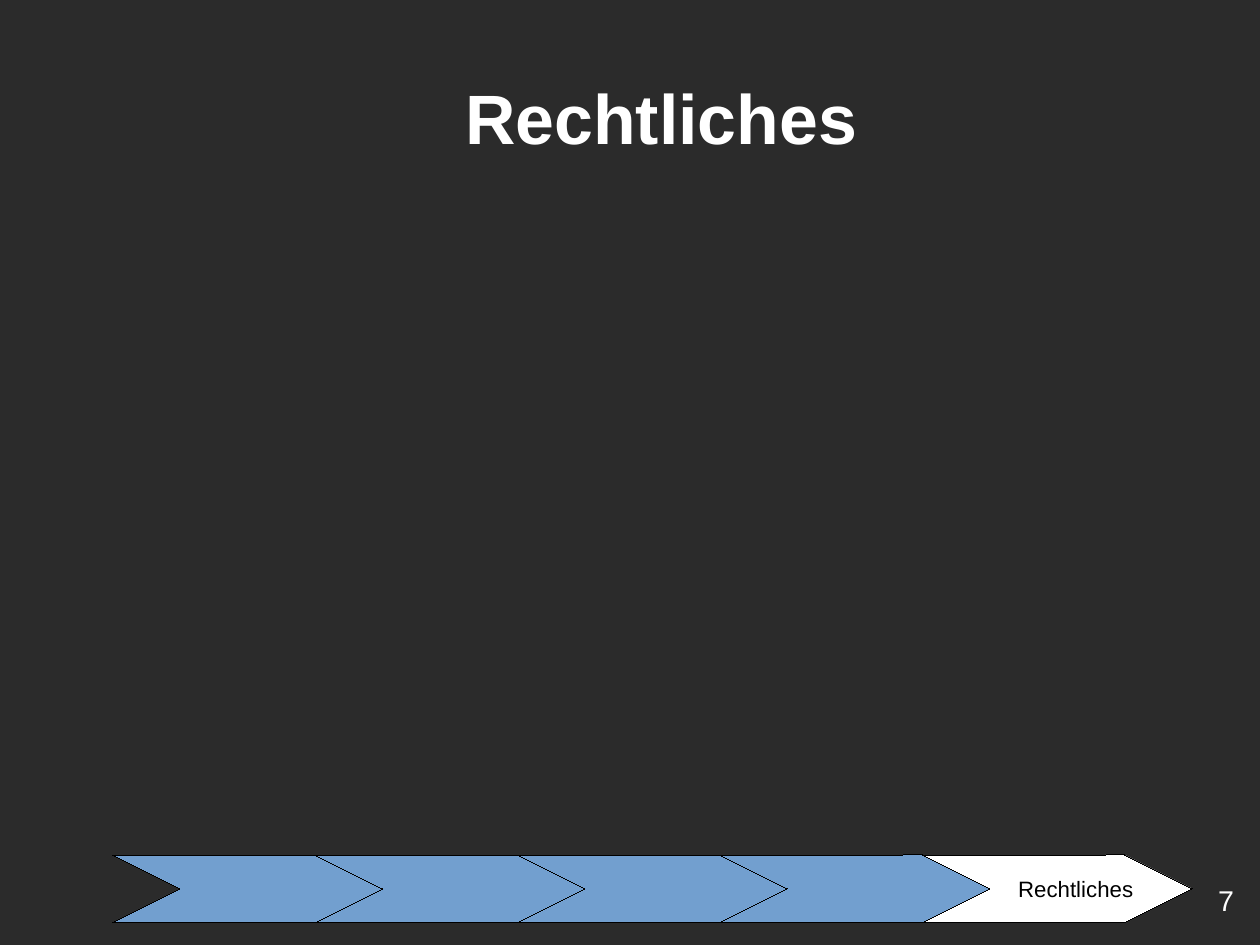
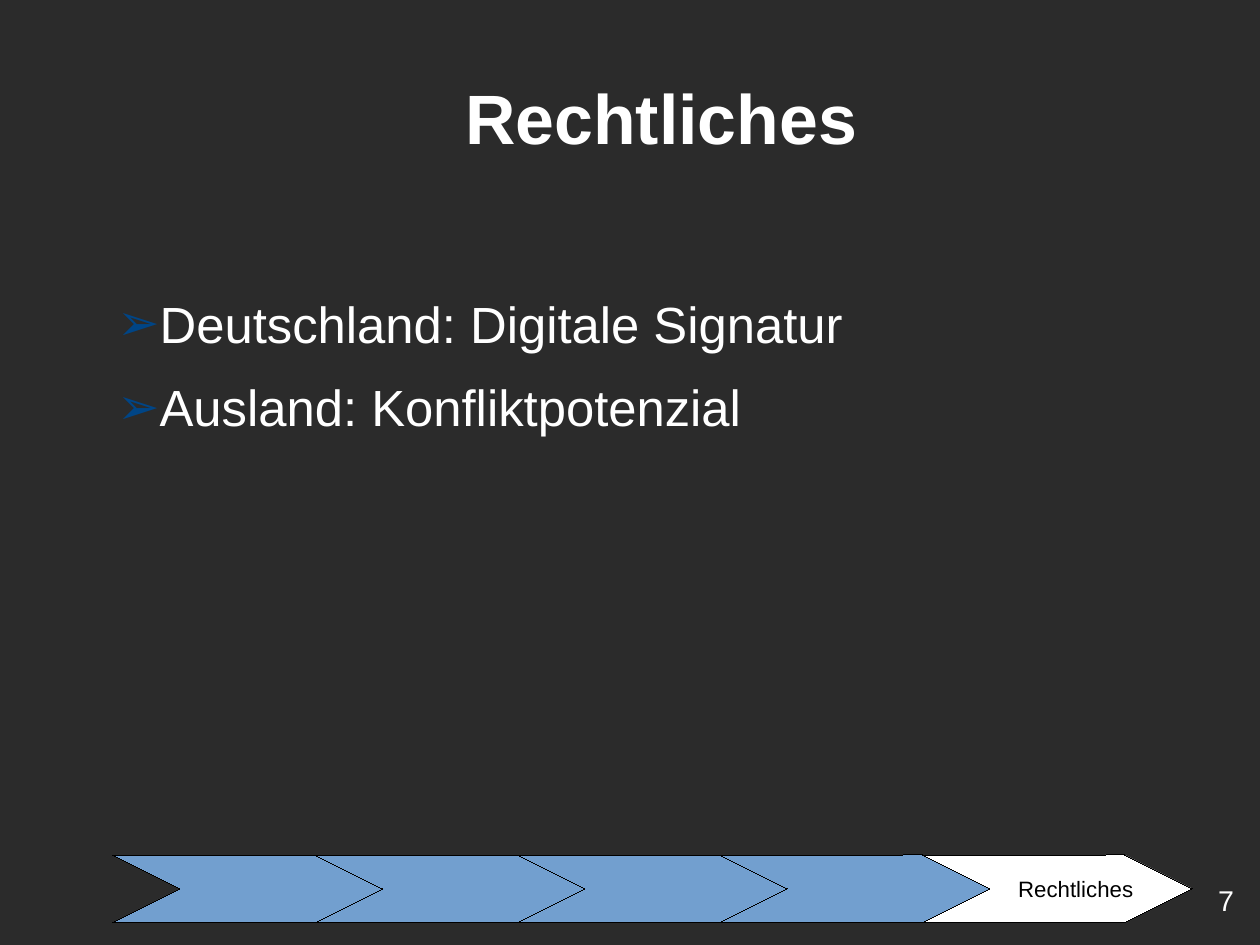
Before and after one commit to ChristianMarzianGithub/WGBlockWoche2Praesentation, a slide deck: slide 7 of TemplateHellGrauBlau.odp. Drawn at 1260x945 pixels with LibreOffice and Linux fonts; fonts in the diff are those of the drawing; background and template pictures are left out; a plain dark background stands for a picture behind light text. Boxes give left, top, right and bottom in pixels: in the first picture for what was removed or moved away, otherwise in the second. Text is boxed around its words. In the diff, an @@ line names an element or a change of style, - is before the commit and + after.

```diff
--- a/TemplateHellGrauBlau.odp
+++ b/TemplateHellGrauBlau.odp
@@ text added at [160, 306, 842, 437], 32 pt, text #FFFFFF @@
+➢ Deutschland: Digitale Signatur
+➢ Ausland: Konfliktpotenzial
```
Also in this commit, not shown: 6 other slides changed.
